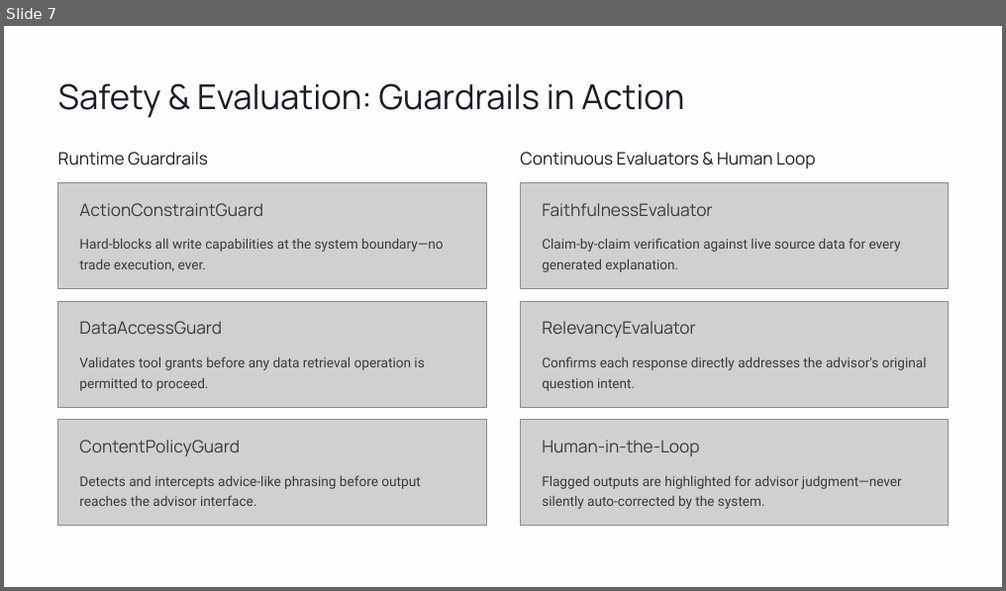
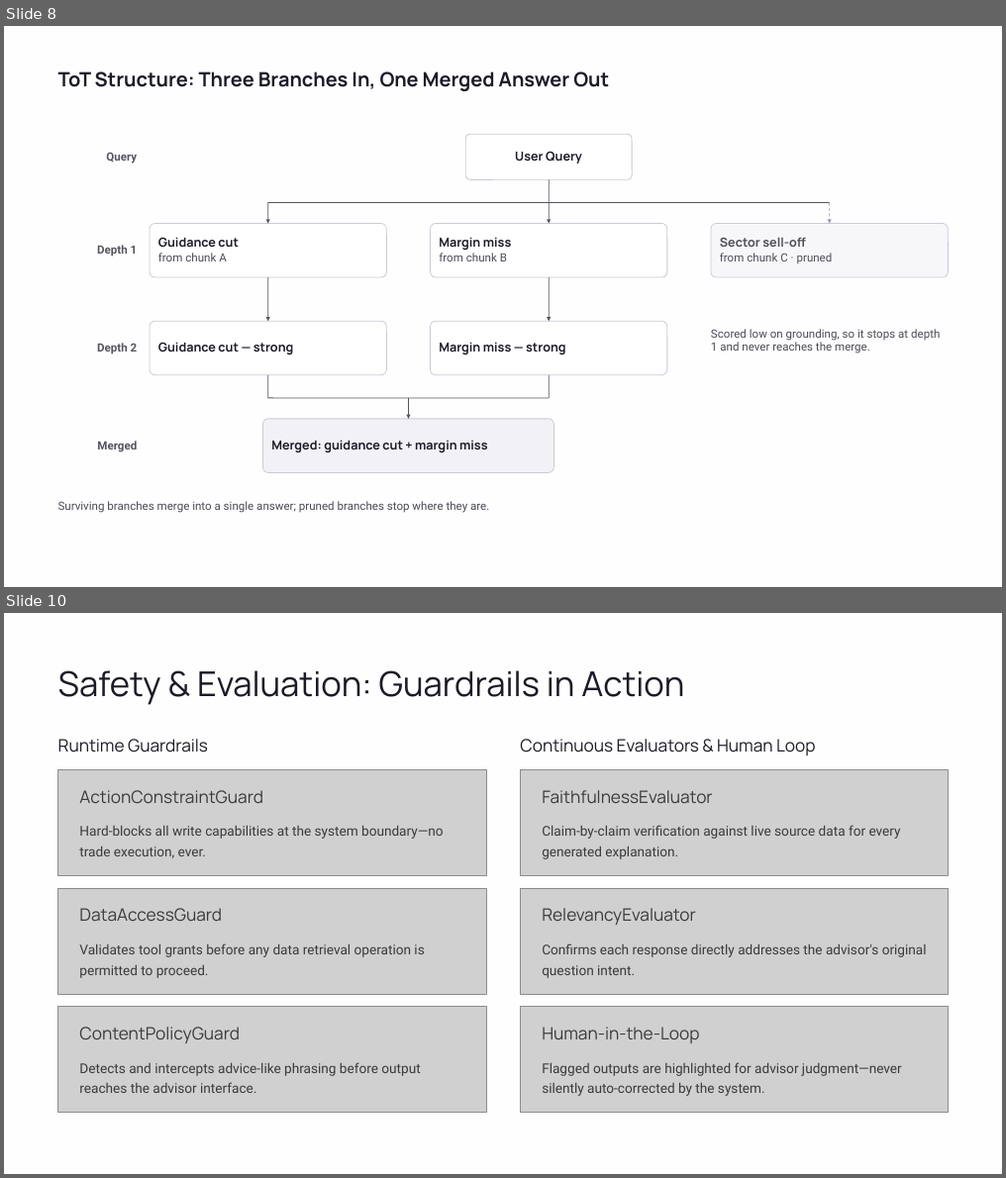
Before and after one commit to Irving0904/MarketForecastor, a slide deck: docs/market_forecaster_architecture.pptx. Shown one above the other, each under a label of ours: slide 7 before the commit, slides 8 and 10 after it; the slides between them are not shown. The pictures are 1006x591 and 1006x1178 pixels, drawn with LibreOffice and Linux fonts; fonts in the diff are those of the drawing; grey boxes stand for pictures. Boxes give left, top, right and bottom in pixels: in the first picture for what was removed or moved away, otherwise in the second. Text is boxed around its words. In the diff, an @@ line names an element or a change of style, - is before the commit and + after.

```diff
--- a/docs/market_forecaster_architecture.pptx
+++ b/docs/market_forecaster_architecture.pptx
@@ slide 8 added at <box>4,26,1002,587</box>, background #FFFFFF; not listed: 2 template elements that a slide beside it also shows @@
@@ text added at <box>58,72,609,91</box>, 19 pt, text #1B1B27, bold @@
+ToT Structure: Three Branches In, One Merged Answer Out
@@ rounded rectangle added at <box>466,134,632,179</box>, fill #FFFFFF, outline #C9CBD6 0.75 pt, 12 pt, text #1B1B27, bold @@
+User Query
@@ text added at <box>106,152,137,164</box>, 11 pt, text #55555F, bold @@
+Query
@@ line added from (268, 202) to (830, 202), #55555F 0.75 pt @@
@@ arrow added from (268, 202) to (268, 224), #55555F 0.75 pt @@
@@ line added from (549, 180) to (549, 202), #55555F 0.75 pt @@
@@ arrow added from (549, 202) to (549, 224), #55555F 0.75 pt @@
@@ arrow added from (830, 202) to (830, 224), #9A9AA8 0.75 pt dashed @@
@@ rounded rectangle added at <box>150,224,386,277</box>, fill #FFFFFF, outline #C9CBD6 0.75 pt, 12 pt, text #1B1B27, bold @@
+Guidance cut
+from chunk A
@@ rounded rectangle added at <box>430,224,667,277</box>, fill #FFFFFF, outline #C9CBD6 0.75 pt, 12 pt, text #1B1B27, bold @@
+Margin miss
+from chunk B
@@ rounded rectangle added at <box>711,224,948,277</box>, fill #F7F7FA, outline #C9CBD6 0.75 pt, 11 pt, text #4E4E58 @@
+Sector sell-off
+from chunk C · pruned
@@ text added at <box>97,245,138,257</box>, 11 pt, text #55555F, bold @@
+Depth 1
@@ arrow added from (268, 277) to (268, 321), #55555F 0.75 pt @@
@@ arrow added from (549, 277) to (549, 321), #55555F 0.75 pt @@
@@ rounded rectangle added at <box>150,321,386,374</box>, fill #FFFFFF, outline #C9CBD6 0.75 pt, 12 pt, text #1B1B27, bold @@
+Guidance cut — strong
@@ rounded rectangle added at <box>430,321,667,374</box>, fill #FFFFFF, outline #C9CBD6 0.75 pt, 12 pt, text #1B1B27, bold @@
+Margin miss — strong
@@ text added at <box>97,343,138,355</box>, 11 pt, text #55555F, bold @@
+Depth 2
@@ text added at <box>711,329,940,354</box>, 11 pt, text #4A4A56 @@
+Scored low on grounding, so it stops at depth 1 and never reaches the merge.
@@ line added from (268, 375) to (268, 398), #55555F 0.75 pt @@
@@ line added from (549, 375) to (549, 398), #55555F 0.75 pt @@
@@ line added from (268, 398) to (549, 398), #55555F 0.75 pt @@
@@ arrow added from (408, 398) to (408, 419), #55555F 0.75 pt @@
@@ text added at <box>97,441,137,453</box>, 11 pt, text #55555F, bold @@
+Merged
@@ rounded rectangle added at <box>263,419,554,472</box>, fill #F1F1F6, outline #C9CBD6 0.75 pt, 12 pt, text #1B1B27, bold @@
+Merged: guidance cut + margin miss
@@ text added at <box>58,501,489,513</box>, 11 pt, text #4A4A56 @@
+Surviving branches merge into a single answer; pruned branches stop where they are.
@@ what was slide 7 is now slide 10 @@
```
Also in this commit, not shown: 2 slides changed, 7 other slides added, 4 slides removed.
